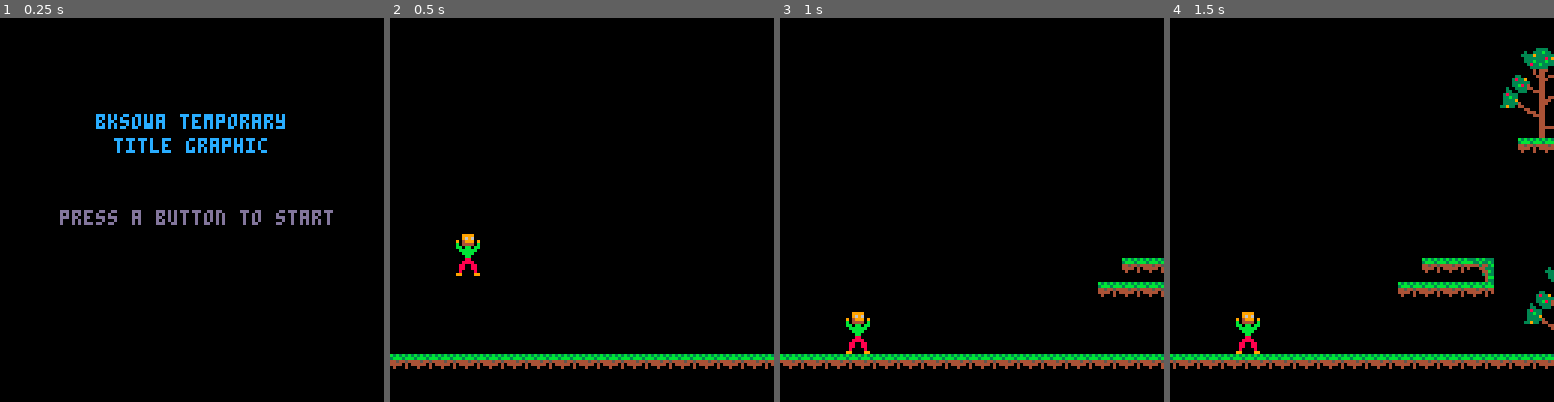
Above: before the commit, frames 1-4 (left to right).
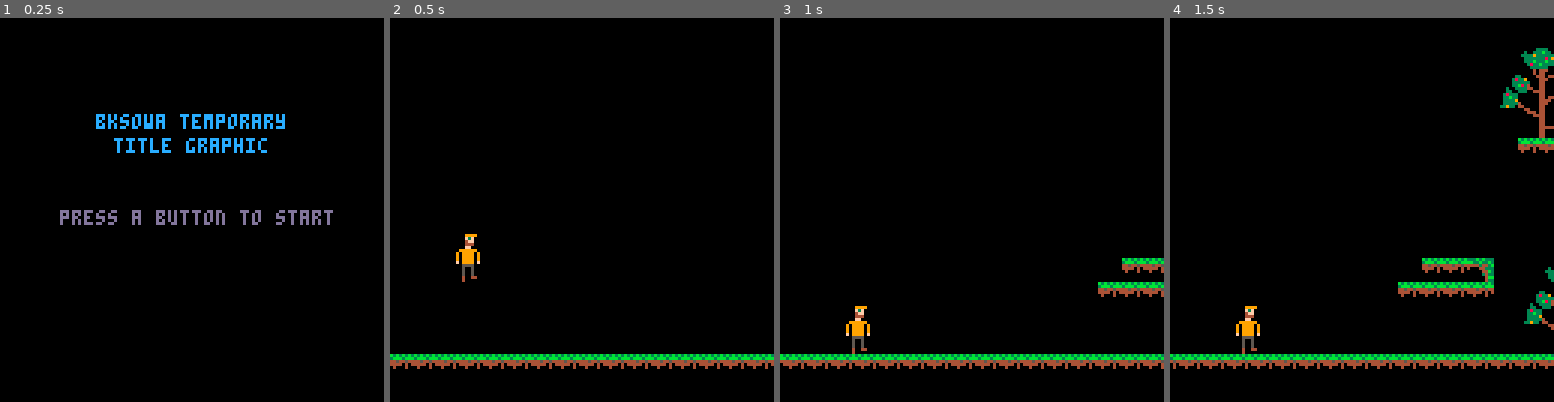
Above: after the commit, the same moments.

Repository: elennick/bksowa
Game: PICO-8 cartridge bksowa.p8
The game is run twice, just before and just after one commit, with the same random seed, the same clock (stepped at 60 frames per second) and the same inputs.
Inputs:
- Up to frame 1 (0.25 s): no input
- Up to frame 2 (0.5 s): tap X (X key) at 0.33 s
- Up to frame 3 (1 s): tap O (Z key) at 0.7 s
- Up to frame 4 (1.5 s): tap X (X key) at 1.07 s

Frame 1 is identical in both runs. In frame 2, 0.5% of the frame differs, in the area x 17-24%, y 56-69%; in frame 3, 0.5%, in the area x 17-24%, y 75-88%; in frame 4, 0.5%.

Commit message:
added some real bad animations

Diff:
--- a/bksowa.p8
+++ b/bksowa.p8
@@ -7,19 +7,27 @@
   //10 = gameplay
   //99 = game over
 
-		//player position
-  px=16
-  py=64
-
-  //player velocity
-  vx=0
-  vy=0
+		//player
+  p = {}
+  p.x = 16 //position x
+  p.y = 64 //position y
+  p.vx = 0 //velocity x
+  p.vy = 0 //velocity y
+  p.sprites = {}
+  p.sprites[1] = 64
+  p.sprites[2] = 66
+  p.sprites[3] = 68
+  p.cframe = 1 //current frame
+  p.tslfc = 0 //last frame change
 
   //camera position
   cx=0
 
   //camera velocity
   cvx=2
+
+  //draw time elapsed
+  t=0
 end
 
 function _update()
@@ -31,50 +39,82 @@
 
   if screen == 10 then
 		  if btnp(2) then
-		    vy = -6
+		    p.vy = -6
 		  elseif grounded() then
-		    vy = 0
-		    y = flr(flr(py)/8)*8
+		    p.vy = 0
+		    p.y = flr(flr(p.y)/8)*8
 		  else
-		    vy += 0.55
+		    p.vy += 0.55
 		  end
 
-		  px += min(vx, 2)
-		  py += min(vy, 5)
+		  p.x += min(p.vx, 2)
+		  p.y += min(p.vy, 5)
   end
 end
 
 function _draw()
   cls()
+  t+=1
 
   if screen == 1 then
-    color(12)
-    print("bksowa temporary",32,32)
-    print("title graphic",38,40)
-  	 color(13)
-  	 print("press a button to start", 20, 64)
+    drawtitlescreen()
   end
 
   if screen == 10 then
-		  map(0, 0, 0, 0, 1000, 20)
+		  map(0, 0, 0, 0, 128, 16)
 
-		  px += cvx
-		  spr(1, px, py, 2, 2)
+		  p.x += cvx
+		  ani(p, 2, 2, 3, 4)
 
     cx += cvx
     camera(cx, 0)
 
     if cx > 900 then
       cx = 0
-    		px = 0
+    		p.x = 16
   		end
   end
 end
 
+function ani(n,w,h,frames,speed)
+  if n.tslfc > speed then
+    n.cframe+=1
+    if n.cframe > rawlen(n.sprites) then
+      n.cframe=1
+    end
+    n.tslfc=0
+  end
+  spr(n.sprites[n.cframe], n.x, n.y, w, h)
+  n.tslfc+=1
+end
+
 function grounded()
-  local v = mget(flr(px + 8) / 8, flr(py + 16) / 8)
+  local v = mget(flr(p.x + 8) / 8, flr(p.y + 16) / 8)
   return fget(v, 0)
 end
+
+function drawtitlescreen()
+  color(12)
+  print("bksowa temporary",32,32)
+  print("title graphic",38,40)
+	 color(13)
+	 print("press a button to start", 20, 64)
+end
+…(15 lines of a section not shown)…
 
 
 
Not shown, changed: 18 lines of the sprite sheet (__gfx__) section of bksowa.p8
